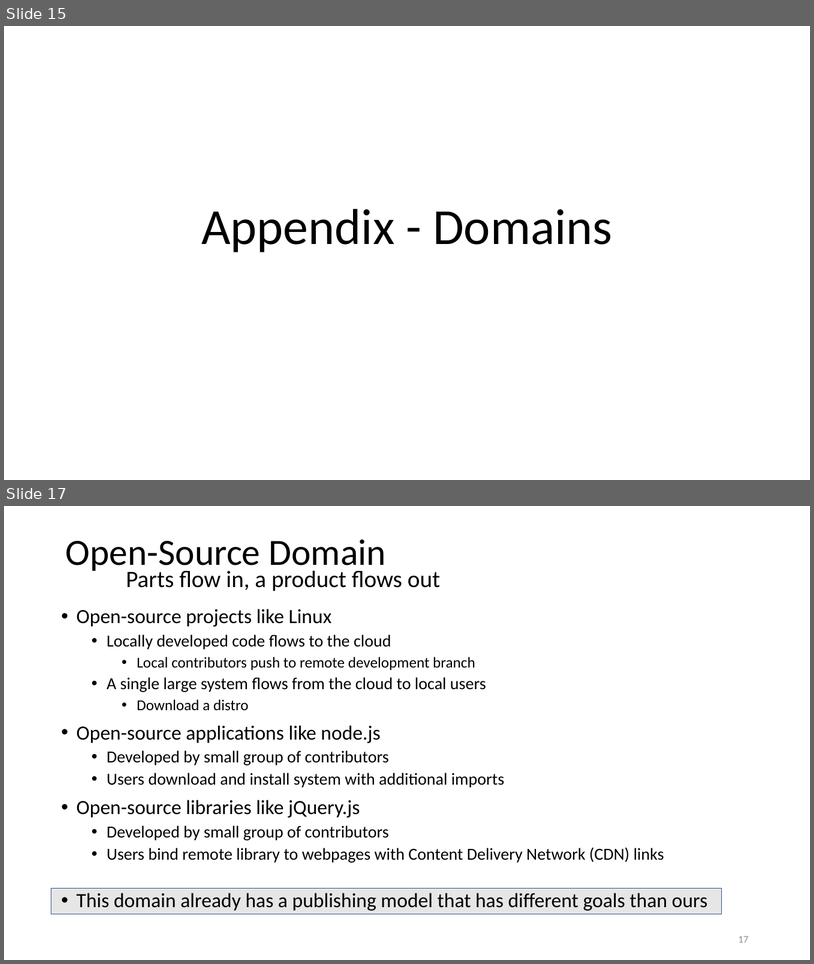
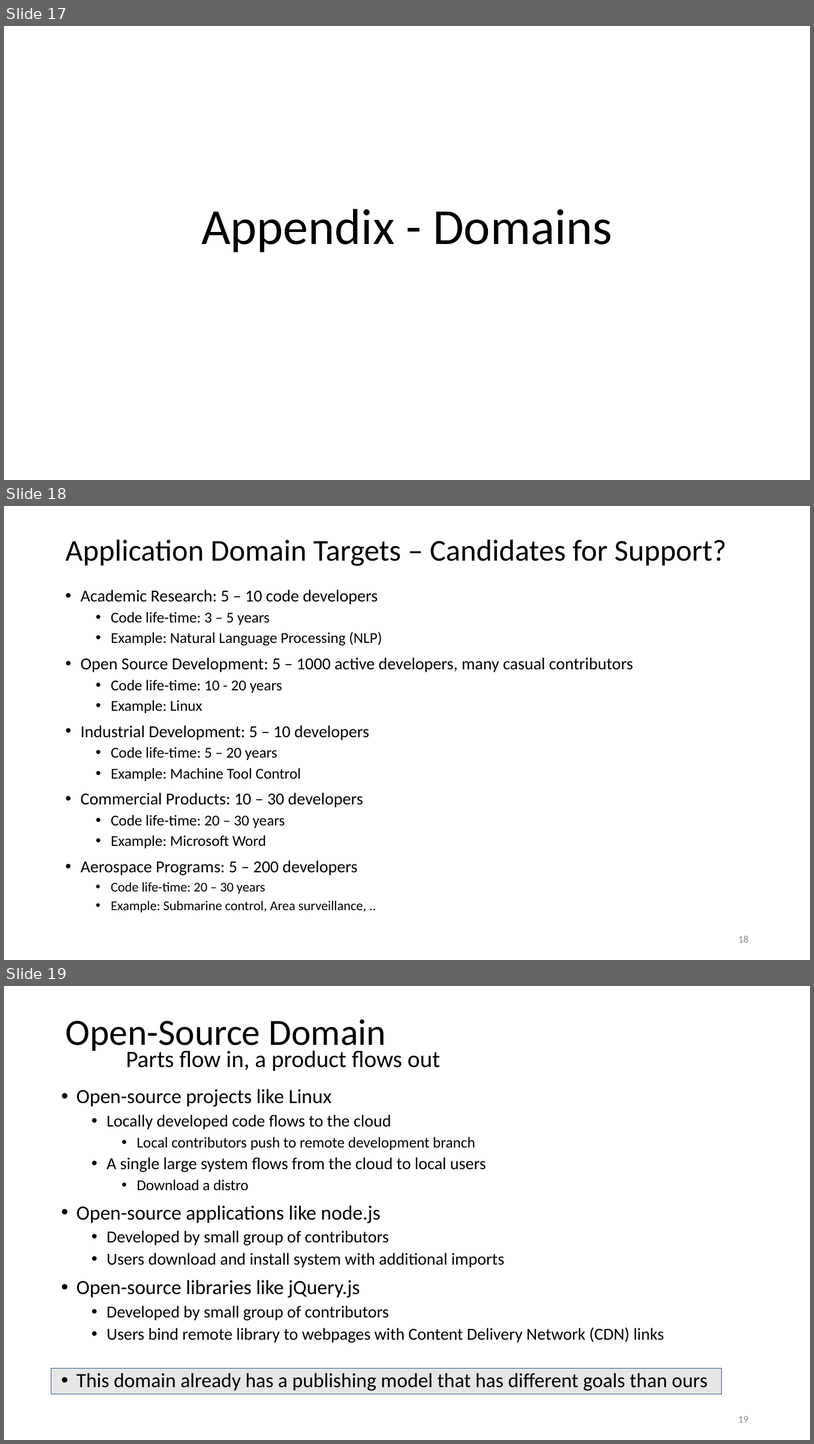
Before and after one commit to JimFawcett/JimFawcett.github.io, a slide deck: Resources/PublishingSourceCode.pptx. Shown one above the other, each under a label of ours: slides 15 and 17 before the commit, slides 17, 18 and 19 after it; the slides between them are not shown. The pictures are 814x964 and 814x1444 pixels, drawn with LibreOffice and Linux fonts; fonts in the diff are those of the drawing. Boxes give left, top, right and bottom in pixels: in the first picture for what was removed or moved away, otherwise in the second. Text is boxed around its words. In the diff, an @@ line names an element or a change of style, - is before the commit and + after.

```diff
--- a/Resources/PublishingSourceCode.pptx
+++ b/Resources/PublishingSourceCode.pptx
@@ slide 18 added at (4, 506, 810, 960), background #FFFFFF @@
@@ title added at (65, 540, 727, 566), 36 pt, text #000000 @@
+Application Domain Targets – Candidates for Support?
@@ text added at (81, 589, 633, 912), 20 pt, text #000000 @@
+• Academic Research: 5 – 10 code developers
+  • Code life-time: 3 – 5 years
+  • Example: Natural Language Processing (NLP)
+• Open Source Development: 5 – 1000 active developers, many casual contributors
+  • Code life-time: 10 - 20 years
+  • Example: Linux
+• Industrial Development: 5 – 10 developers
+  • Code life-time: 5 – 20 years
+  • Example: Machine Tool Control
+• Commercial Products: 10 – 30 developers
+  • Code life-time: 20 – 30 years
+  • Example: Microsoft Word
+• Aerospace Programs: 5 – 200 developers
+  • Code life-time: 20 – 30 years
+  • Example: Submarine control, Area surveillance, ..
@@ page number added at (738, 935, 749, 942), 12 pt, text #8C8C8C @@
+18
@@ what was slide 15 is now slide 17 @@
@@ what was slide 17 is now slide 19 @@
@@ page number at (738, 1416, 749, 1422): text changed @@
-17
+19
```
Also in this commit, not shown: 8 slides changed, 1 other slide added, 1 other file.
